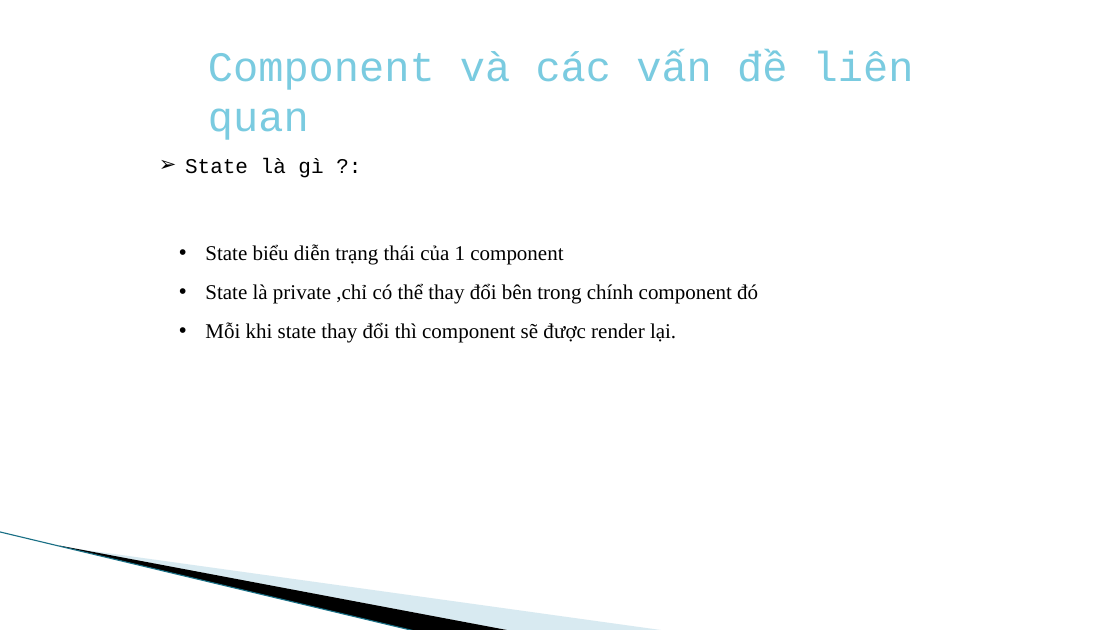
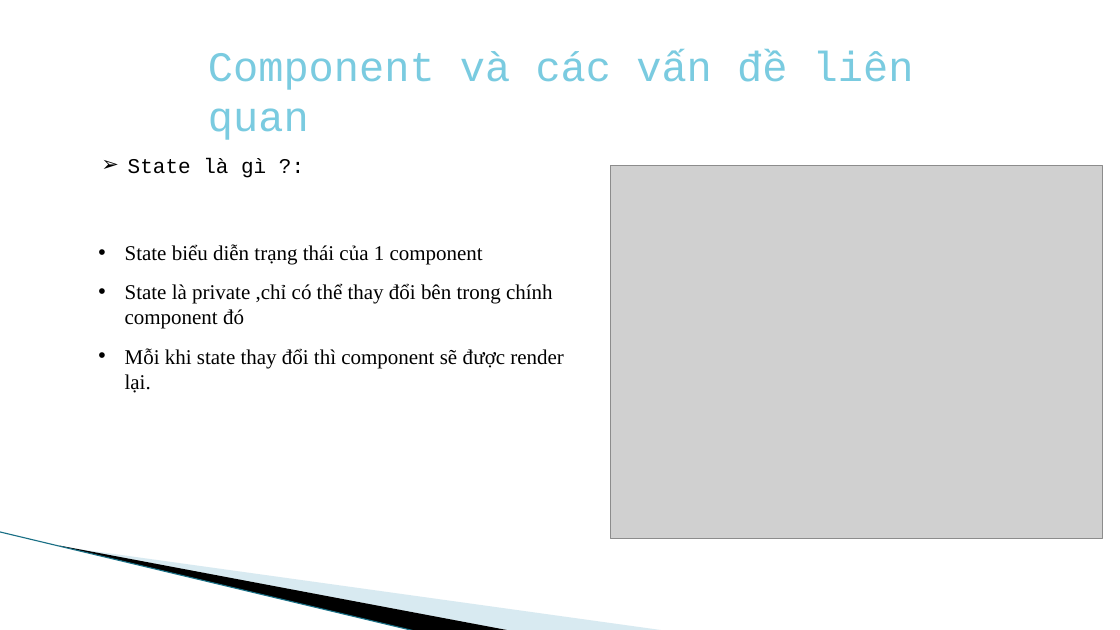
Before and after one commit to dungtranviet/demo, a slide deck: slide 16 of reactjs.pptx. Drawn at 1120x630 pixels with LibreOffice and Linux fonts; fonts in the diff are those of the drawing; grey boxes stand for pictures; background and template pictures are left out. Boxes give left, top, right and bottom in pixels: in the first picture for what was removed or moved away, otherwise in the second. Text is boxed around its words. In the diff, an @@ line names an element or a change of style, - is before the commit and + after.

```diff
--- a/reactjs.pptx
+++ b/reactjs.pptx
@@ text "State là gì ?:": place and size @@
-text "State là gì ?:" at (185, 158, 323, 178)
+text "State là gì ?:" at (128, 158, 266, 178)
@@ picture added at (611, 166, 1102, 539) @@
@@ text "State biểu diễn trạng thái ..." rewrapped from (205, 244, 758, 343) to (125, 244, 564, 393) @@
```
Also in this commit, not shown: 1 other slide changed, 8 other files.
